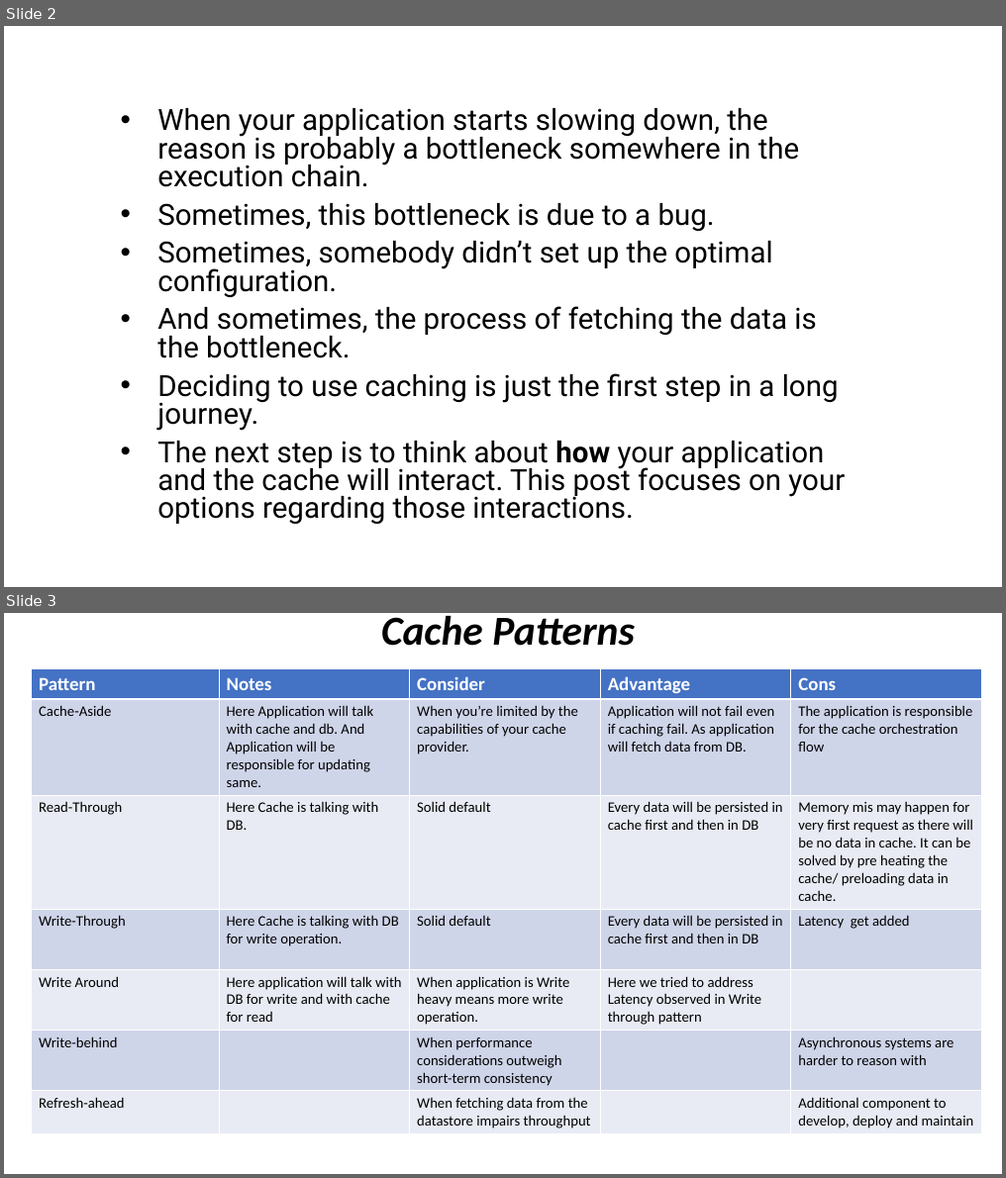
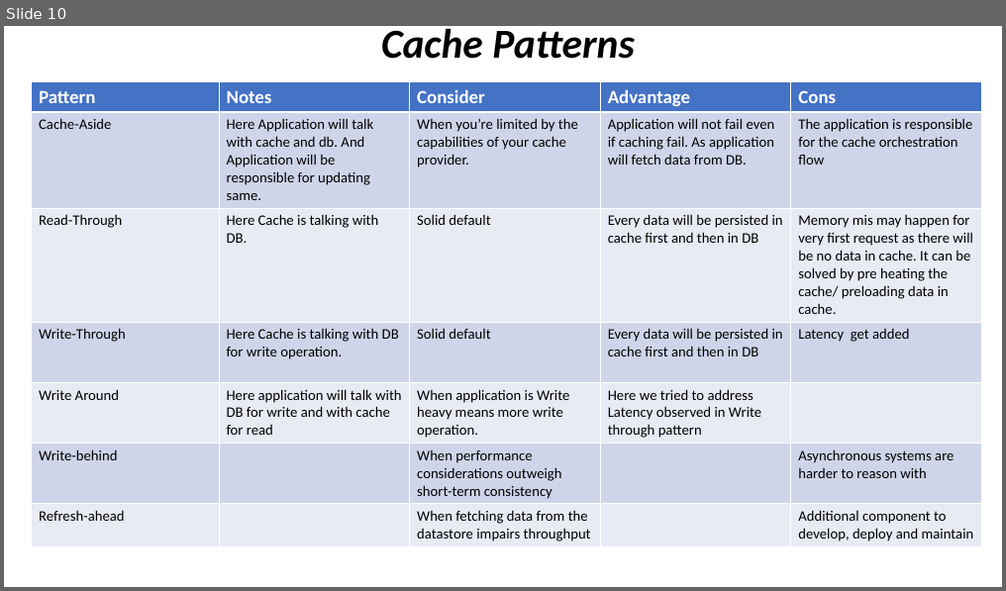
Before and after one commit to bhogemukesh/Documents, a slide deck: Caching_Patterns.pptx. Shown one above the other, each under a label of ours: slides 2 and 3 before the commit, slide 10 after it. The pictures are 1006x1178 and 1006x591 pixels, drawn with LibreOffice and Linux fonts; fonts in the diff are those of the drawing. Boxes give left, top, right and bottom in pixels: in the first picture for what was removed or moved away, otherwise in the second. Text is boxed around its words. In the diff, an @@ line names an element or a change of style, - is before the commit and + after.

```diff
--- a/Caching_Patterns.pptx
+++ b/Caching_Patterns.pptx
@@ slide 2 removed at (x1=4, y1=26, x2=1002, y2=587), background #FFFFFF @@
@@ subtitle removed at (x1=157, y1=108, x2=845, y2=524) @@
-• When your application starts slowing down, the reason is probably a bottleneck somewhere in the execution chain.
-• Sometimes, this bottleneck is due to a bug.
-• Sometimes, somebody didn’t set up the optimal configuration.
-• And sometimes, the process of fetching the data is the bottleneck.
-• Deciding to use caching is just the first step in a long journey.
-• The next step is to think about how your application and the cache will interact. This post focuses on your options regarding those interactions.
@@ what was slide 3 is now slide 10 @@
```
Also in this commit, not shown: 10 slides added, 1 other slide removed.
